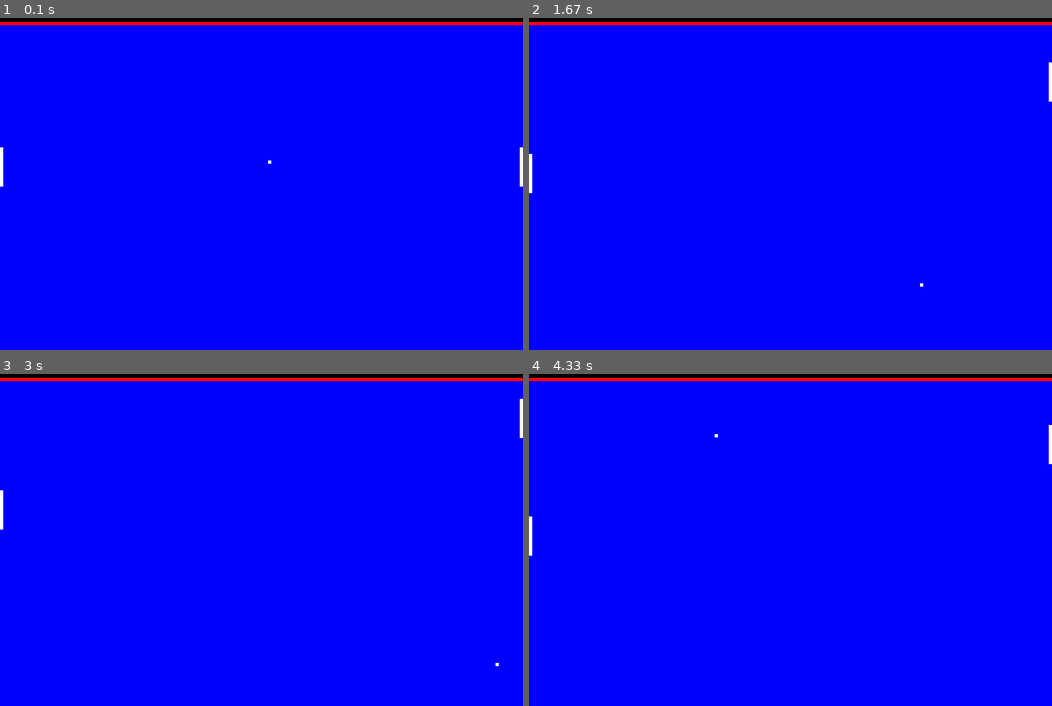
Above: before the commit, frames 1-4 (two rows, left to right).
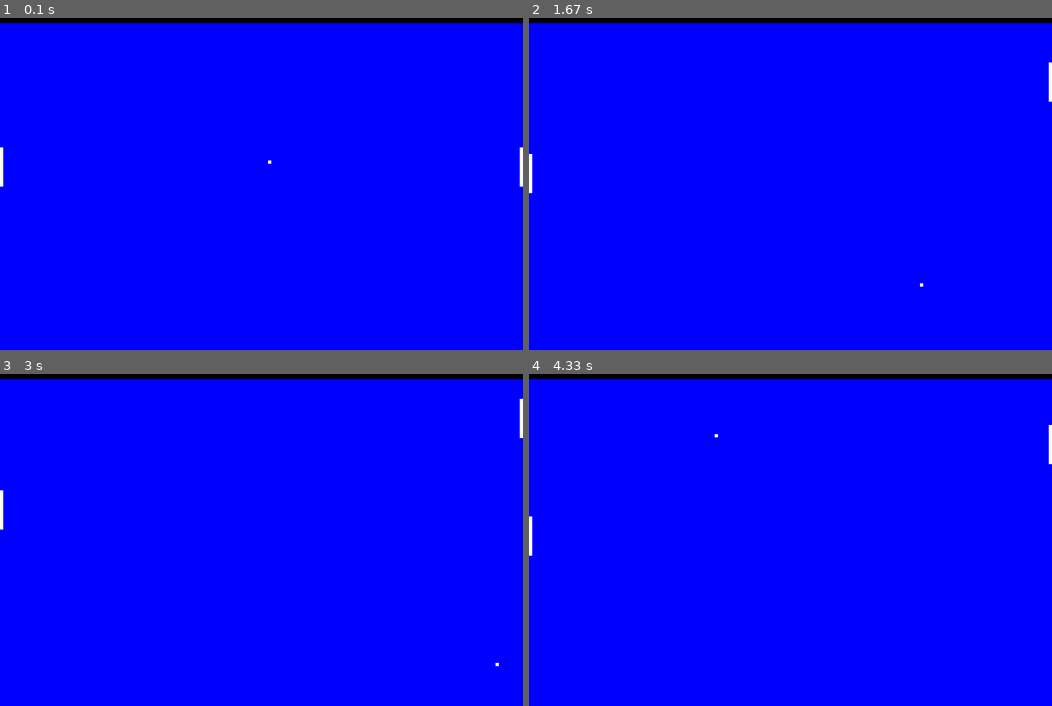
Above: after the commit, the same moments.

Repository: tdarst/PyGame_Pong
Game: pygame game, started from main.py
Same seed, same stepped clock (60 frames per second), same inputs: the game is played once before the commit and once after it.
Inputs:
- Up to frame 1 (0.1 s): no input
- Up to frame 2 (1.67 s): hold Up 0.33-0.8 s; hold Down 0.83-1.13 s; hold S 0.83-1.13 s; hold Up 1.17-1.53 s; hold W 1.17-1.53 s; hold Down from 1.57 s (still down); hold S from 1.57 s (still down)
- Up to frame 3 (3 s): release Down at 1.93 s; release S at 1.93 s; hold Up 1.97-2.27 s; hold W 1.97-2.27 s; hold Down 2.3-2.6 s; hold S 2.3-2.6 s; hold Up from 2.63 s (still down); hold W from 2.63 s (still down)
- Up to frame 4 (4.33 s): release Up at 3 s; release W at 3 s; hold Down 3.03-3.4 s; hold S 3.03-3.4 s; hold Up 3.43-3.73 s; hold W 3.43-3.73 s; hold Down 3.77-4.07 s; hold S 3.77-4.07 s; hold Up from 4.1 s (still down); hold W from 4.1 s (still down)

The runs differ from the first frame. In frame 1, 1.0% of the frame differs, in the area x 0-100%, y 1-3%; in frame 2, 1.0%; in frame 3, 1.0%; in frame 4, 1.0%.

Commit message:
Removed uneccessary globals

Diff:
--- a/main.py
+++ b/main.py
@@ -1,14 +1,5 @@
 import pygame
-from classes import paddle, pongBall, pongSurface, gameWindow, gameSurface
-
-# Color settings for the game window
-PONG_WINDOW_COLOR = (255, 0, 0)
-
-# Dimensions for the movement of the paddle and ball
-PONG_WINDOW_TOP = 100
-PONG_WINDOW_BOTTOM = 600
-PONG_WINDOW_LEFT = 0
-PONG_WINDOW_RIGHT = 800
+from classes import paddle, pongBall, pongSurface, gameWindow
 
 # Initialize game window, add window title, color the background
 GAME_WINDOW = gameWindow.GameWindow()
@@ -24,7 +15,7 @@
 def TrackMovementAndDraw(GameObjList):
     GAME_WINDOW.window.fill(GAME_WINDOW.background_color)
     for gameObj in GameObjList:
-        gameObj.updateCoordinates(PONG_WINDOW_BOTTOM, PONG_WINDOW_TOP)
+        gameObj.updateCoordinates(600, 100)
         GAME_WINDOW.window.blit(gameObj.surface, (gameObj.coordX, gameObj.coordY))
         gameObj.fillSurface()
 
@@ -99,7 +90,6 @@
         # Update game object coordinates and draw them
         TrackMovementAndDraw(GameObjList)
 
-        pygame.draw.line(GAME_WINDOW.window, PONG_WINDOW_COLOR, (PONG_WINDOW_LEFT, PONG_WINDOW_TOP), (PONG_WINDOW_RIGHT, PONG_WINDOW_TOP), width=5)
         # Detect ball and paddle collision
         DetectCollision(Ball, PlayerDict)
 
